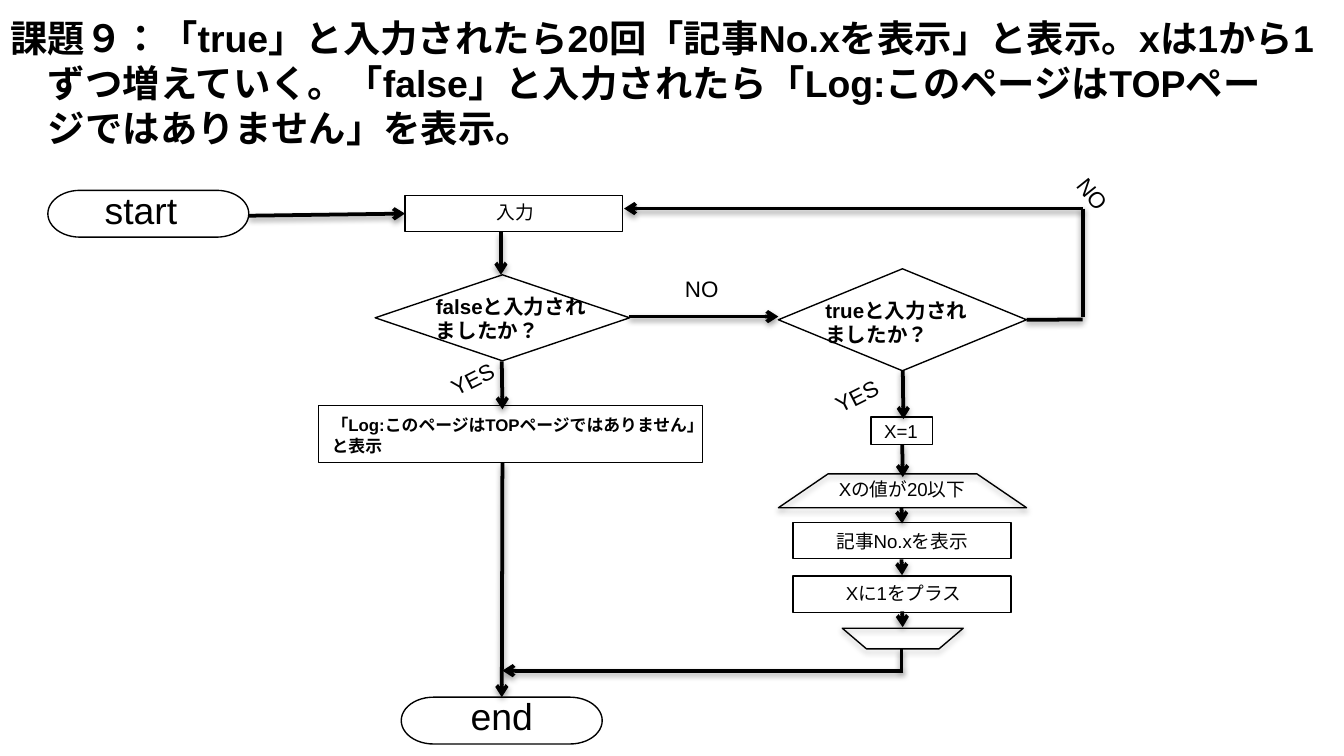
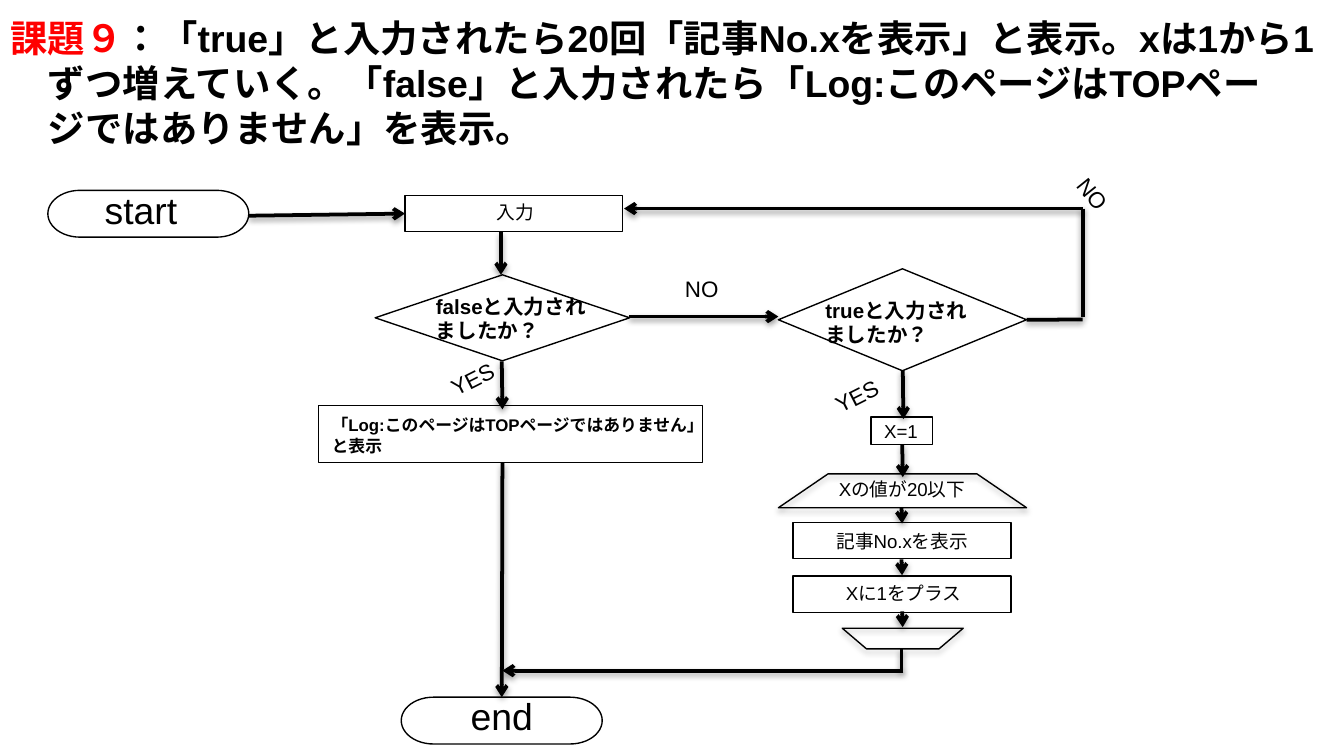
Before and after one commit to Taka-Haru/Challenge, a slide deck: slide 9 of Flowchart .pptx (slide 10 before the commit). Drawn at 1344x756 pixels with LibreOffice and Linux fonts; fonts in the diff are those of the drawing. Boxes give left, top, right and bottom in pixels: in the first picture for what was removed or moved away, otherwise in the second. Text is boxed around its words. In the diff, an @@ line names an element or a change of style, - is before the commit and + after.

```diff
--- a/Flowchart .pptx
+++ b/Flowchart .pptx
@@ text "課題９：「true」と入力されたら20回「記事No.xを表示」と表示。xは1から1 ずつ増えていく。「false」と入力 ..." at (x1=11, y1=20, x2=1314, y2=146): text colour #000000 to #FF0000 in "課題９：「true」と入力されたら20回「記事No.xを表示」と表示。xは1から1" @@
```
Also in this commit, not shown: 2 other slides changed, 2 slides added, 1 slide removed.
